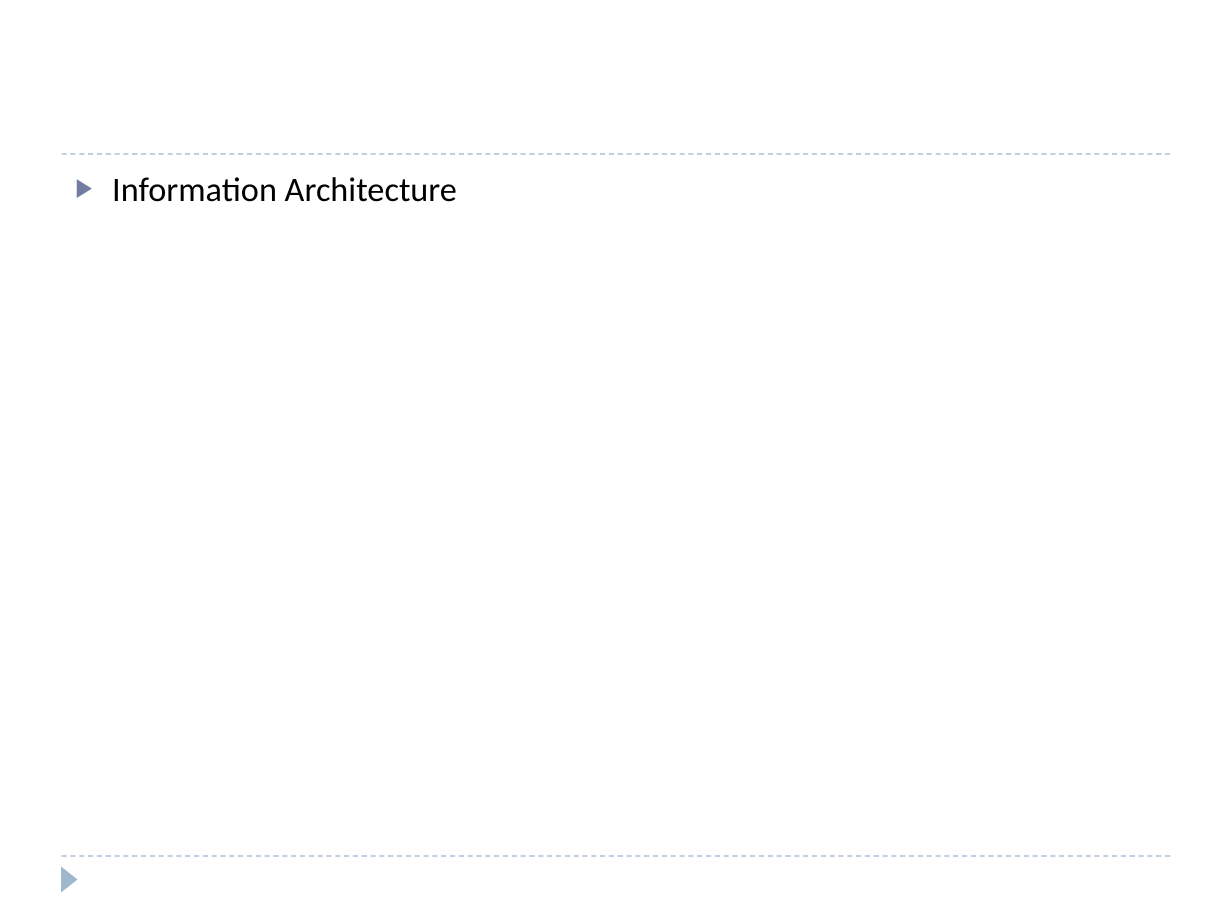
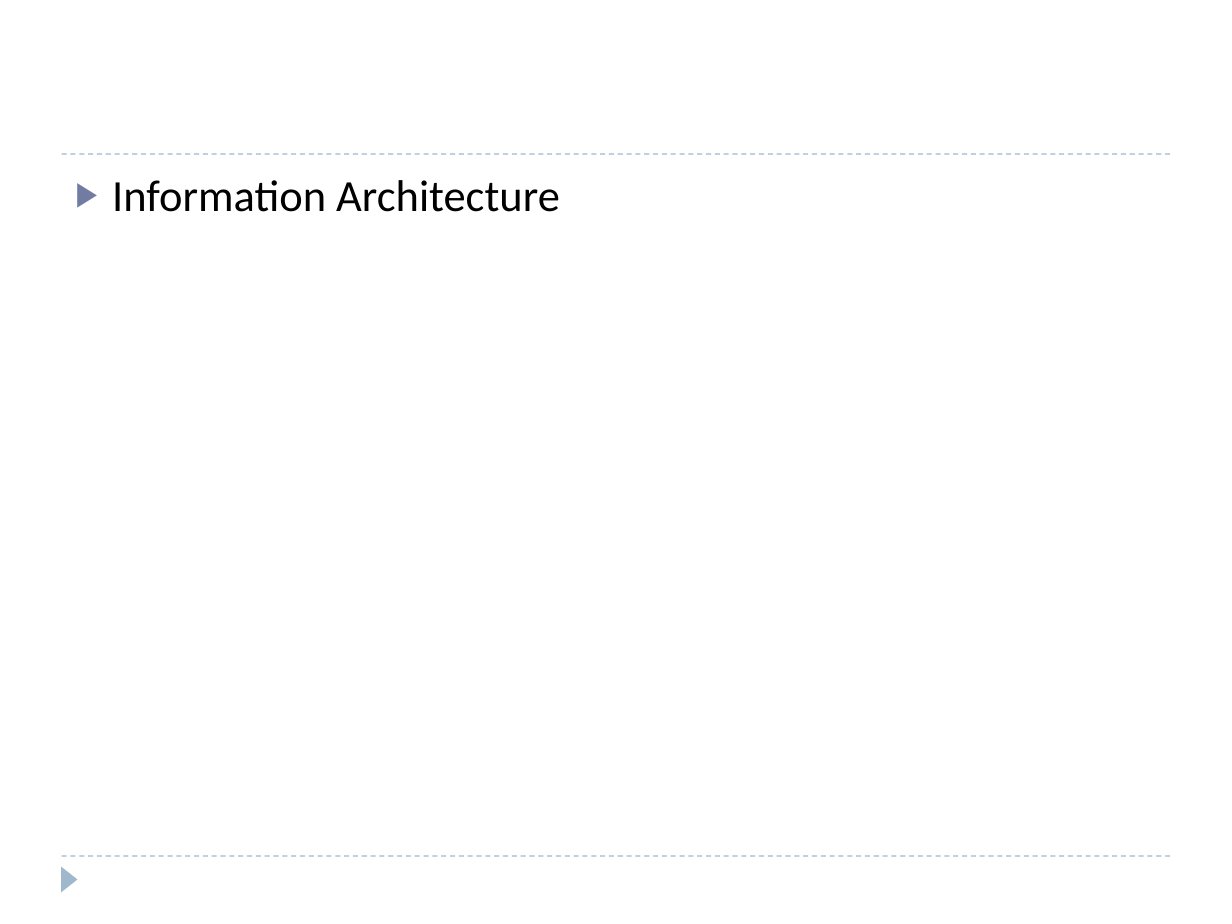
Before and after one commit to windieccf/t1-shipping, a slide deck: slide 22 of Enterprise Architech Presentation.pptx. Drawn at 1232x924 pixels with LibreOffice and Linux fonts; fonts in the diff are those of the drawing. Boxes give left, top, right and bottom in pixels: in the first picture for what was removed or moved away, otherwise in the second. Text is boxed around its words. In the diff, an @@ line names an element or a change of style, - is before the commit and + after.

```diff
--- a/Enterprise Architech Presentation.pptx
+++ b/Enterprise Architech Presentation.pptx
@@ text "Information Architecture" at (112,180,560,212): size 20 to 26 pt @@
```
Also in this commit, not shown: 1 other slide changed.
